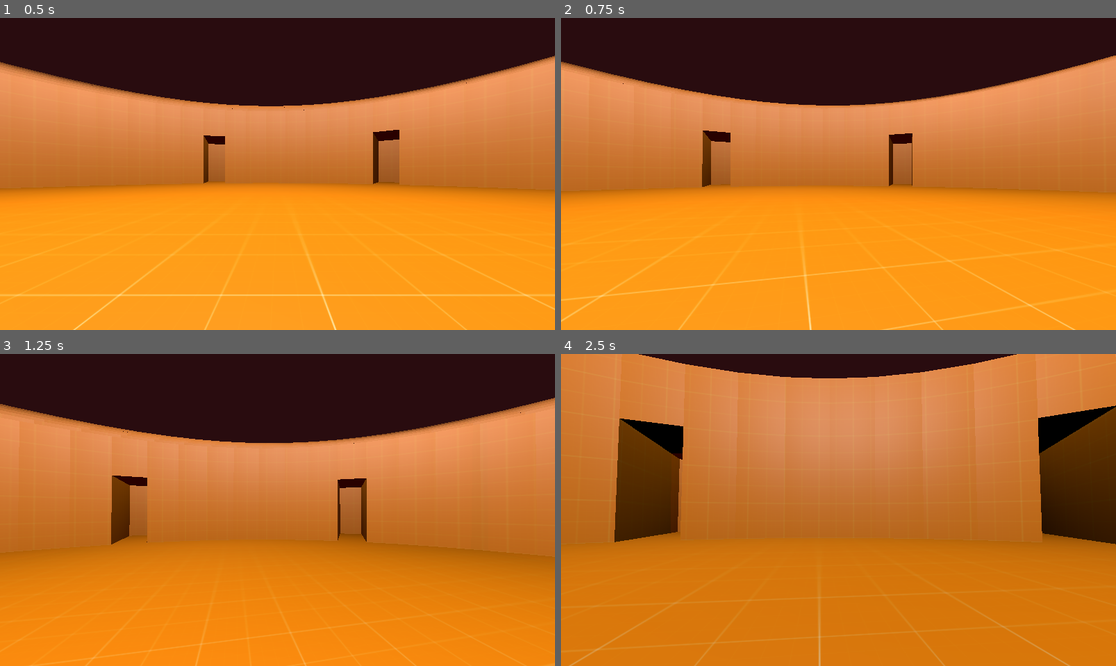
Above: before the commit, frames 1-4 (two rows, left to right).
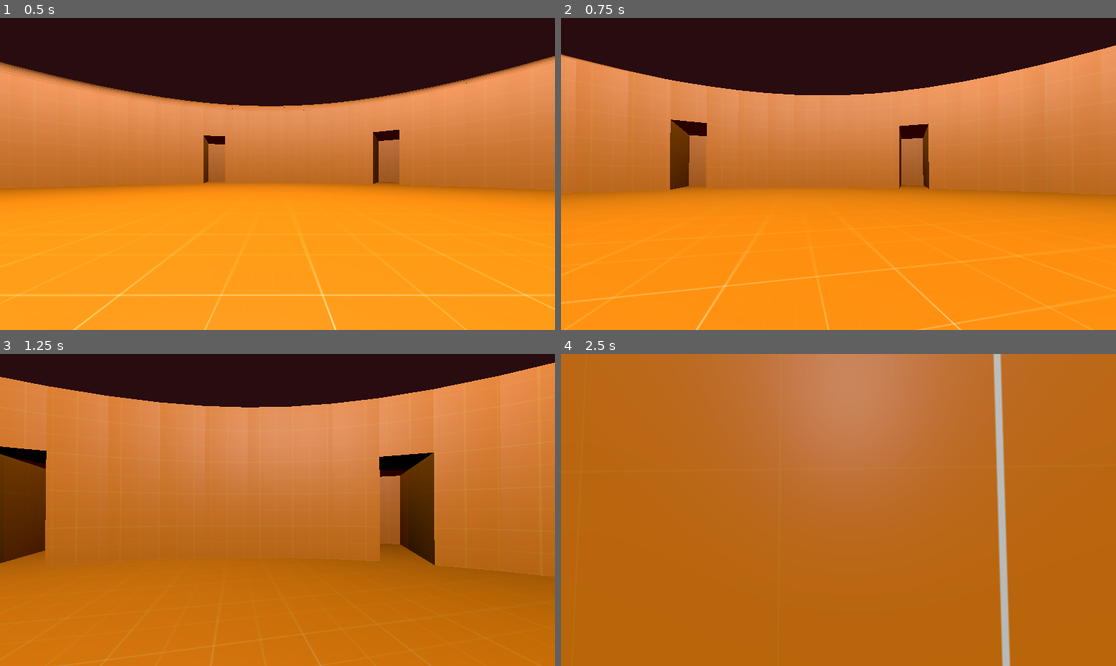
Above: after the commit, the same moments.

Repository: Checkmate-Chris1/lucifers-colosseum
Game: Godot game, scene res://main.tscn
Same seed, same stepped clock (60 frames per second), same inputs: the game is played once before the commit and once after it.
Inputs (mouse positions are in pixels of both pictures, inside the frame that each line leads up to):
- Up to frame 1 (0.5 s): no input
- Up to frame 2 (0.75 s): move the mouse to (866, 174) at 0.52 s; hold W (move_forward) from 0.53 s (still down); tap Tab (dash, bound only after the commit) at 0.6 s
- Up to frame 3 (1.25 s): keep holding W (move_forward); tap Space (jump) at 0.77 s
- Up to frame 4 (2.5 s): keep holding W (move_forward); move the mouse to (810, 510) at 1.27 s; tap Shift (slam) at 1.35 s; tap Space (jump) at 1.52 s; tap Tab (dash, bound only after the commit) at 1.55, 2.1 s; move the mouse to (849, 503) at 2.02 s

Frame 1 is identical in both runs. In frame 2, 8.0% of the frame differs, in the area x 0-100%, y 8-100%; in frame 3, 57%; in frame 4, 68%, in the area x 0-100%, y 0-100%.

Commit message:
Added dash mechanics + some extra variables, see description
Initialized direction and input_dir in global

added INPUT_LOCK and DECELERATION_LOCK used to stop players from providing wasd input and decelerating respectively.

Direction mapping and deceleration has been gated with the afformentioned variables

Diff:
--- a/entities/player/player.gd
+++ b/entities/player/player.gd
@@ -3,6 +3,12 @@
 
 const SPEED = 5.0
 const JUMP_VELOCITY = 4.5
+
+const BASE_FOV = 75.0
+const DASH_CD = 1
+
+var input_dir : Vector2
+var direction : Vector3
 
 @export var TILT_LOWER_LIMIT := deg_to_rad(-90.0)
 @export var TILT_UPPER_LIMIT := deg_to_rad(90.0)
@@ -12,6 +18,13 @@
 @onready var slam_visual: MeshInstance3D = $SlamArea/SlamVFX
 var is_ground_slamming := false
 var start_y = 0.0
+
+var input_lock := false #use this variable when the player shouldnt have control of their character
+var deceleration_lock := false #use this to temporarily stop the character from decelerating
+
+var speed_multiplier := SPEED
+var is_dashing := false
+
 
 var mouse_input := false
 var camera_rotation := Vector3.ZERO
@@ -38,16 +51,25 @@
 		start_y = global_position.y
 		velocity.y = 2 * -JUMP_VELOCITY
 
-	var input_dir := Input.get_vector("move_left", "move_right", "move_forward", "move_backward")
-	var direction := (transform.basis * Vector3(input_dir.x, 0, input_dir.y)).normalized()
+	if Input.is_action_just_pressed("dash") and not is_dashing:
+		_dash()
+
+	if not input_lock:
+		input_dir = Input.get_vector("move_left", "move_right", "move_forward", "move_backward")
+		direction = (transform.basis * Vector3(input_dir.x, 0, input_dir.y)).normalized()
+
 	if direction:
-		velocity.x = direction.x * SPEED
-		velocity.z = direction.z * SPEED
-	else:
+		velocity.x = direction.x * speed_multiplier
+		velocity.z = direction.z * speed_multiplier
+
+	# SAME HERE, CHANGE IS_DASHING TO A DECELERATION_LOCK
+	elif not deceleration_lock:
+		#allows us to not decelerate while dashing
 		velocity.x = move_toward(velocity.x, 0, SPEED)
 		velocity.z = move_toward(velocity.z, 0, SPEED)
 
 	move_and_slide()
+
 	# slam damage logic
 	if is_ground_slamming and is_on_floor():
 		var fall_height = start_y - global_position.y
@@ -60,6 +82,25 @@
 		#TODO: calculate damage using fall_height
 		_apply_slam_damage(fall_height * GameState.slam_multiplier)
 	_update_camera(delta)
+
+func _dash():
+	# TO DO: ADD FOV adjustments during the dash
+	var _camera := get_viewport().get_camera_3d()
+	print("dash")
+	is_dashing = true
+	input_lock = true
+	deceleration_lock = true
+	speed_multiplier *= 5
+
+	await get_tree().create_timer(0.25).timeout
+
+	speed_multiplier = SPEED
+	_camera.fov = move_toward(_camera.fov, BASE_FOV, -2)
+	deceleration_lock = false
+	input_lock = false
+
+	await get_tree().create_timer(DASH_CD).timeout
+	is_dashing = false
 
 func _apply_slam_damage(damage: float) -> void:
 	print("Ground slam damage:", damage)
--- a/project.godot
+++ b/project.godot
@@ -64,3 +64,8 @@
 "events": [Object(InputEventKey,"resource_local_to_scene":false,"resource_name":"","device":-1,"window_id":0,"alt_press …(195 unchanged characters)…
 ]
 }
+dash={
+"deadzone": 0.2,
+"events": [Object(InputEventKey,"resource_local_to_scene":false,"resource_name":"","device":-1,"window_id":0,"alt_pressed":false,"shift_pressed":false,"ctrl_pressed":false,"meta_pressed":false,"pressed":false,"keycode":0,"physical_keycode":4194306,"key_label":0,"unicode":0,"location":0,"echo":false,"script":null)
+]
+}
